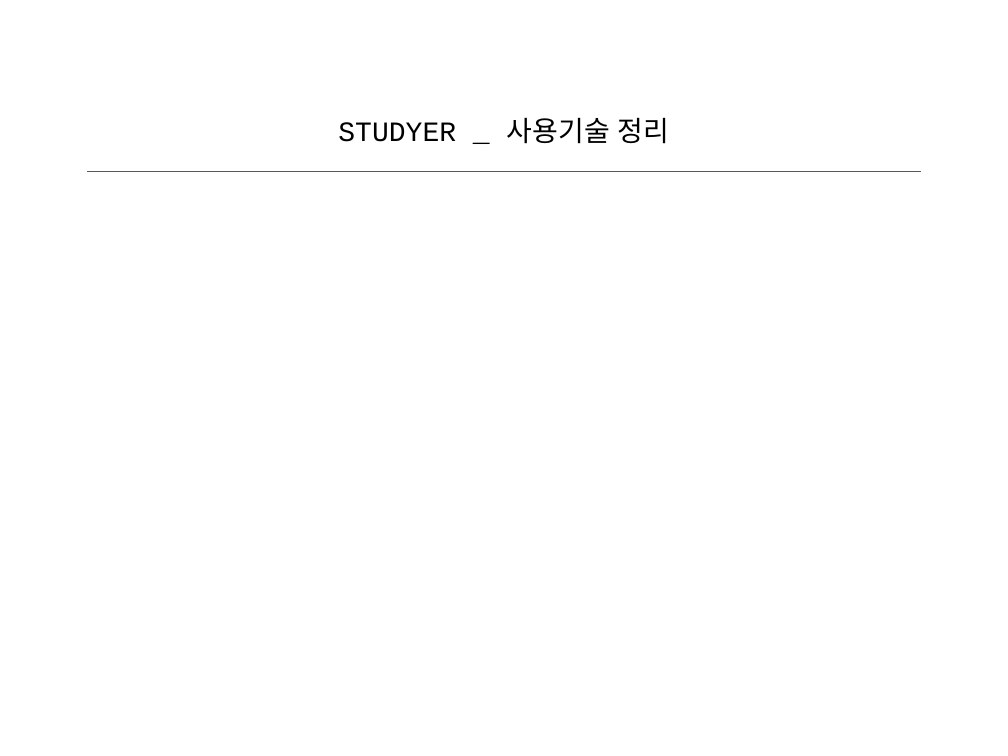
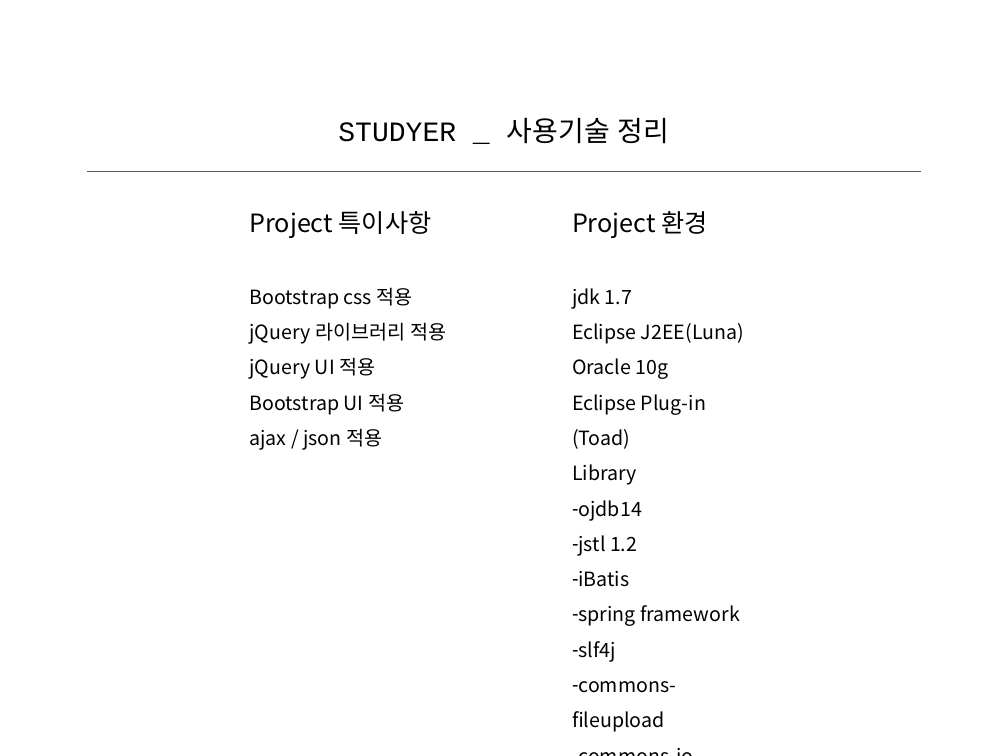
Before and after one commit to jwonjg/studyer_project, a slide deck: slide 12 of doc/studyer_project.pptx. Drawn at 1008x756 pixels with LibreOffice and Linux fonts; fonts in the diff are those of the drawing. Boxes give left, top, right and bottom in pixels: in the first picture for what was removed or moved away, otherwise in the second. Text is boxed around its words. In the diff, an @@ line names an element or a change of style, - is before the commit and + after.

```diff
--- a/doc/studyer_project.pptx
+++ b/doc/studyer_project.pptx
@@ text added at <box>249,211,447,450</box>, 14 pt, text #000000 @@
+Project 특이사항
+Bootstrap css 적용
+jQuery 라이브러리 적용
+jQuery UI 적용
+Bootstrap UI 적용
+ajax / json 적용
@@ text added at <box>572,211,744,693</box>, 14 pt, text #000000 @@
+Project 환경
+jdk 1.7
+Eclipse J2EE(Luna)
+Oracle 10g
+Eclipse Plug-in (Toad)
+Library
+– ojdb14
+– jstl 1.2
+– iBatis
+– spring framework
+– slf4j
+– commons-fileupload
+– commons-io
```
Also in this commit, not shown: 4 other slides changed, 1 other file.
